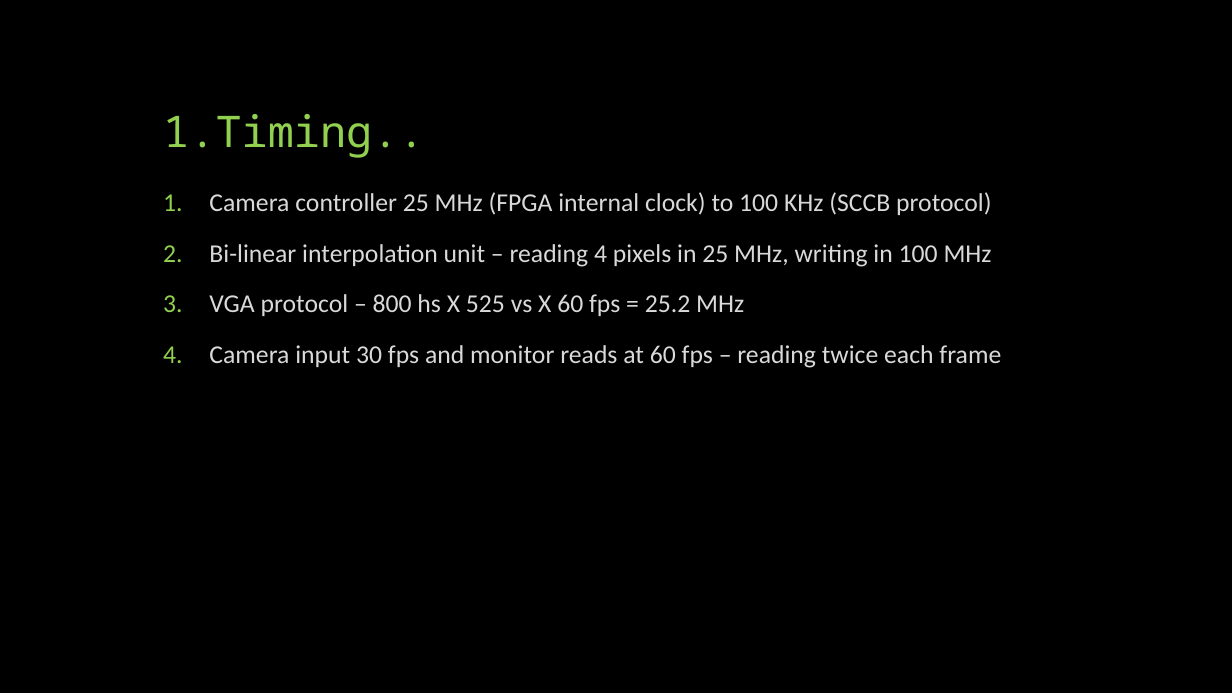
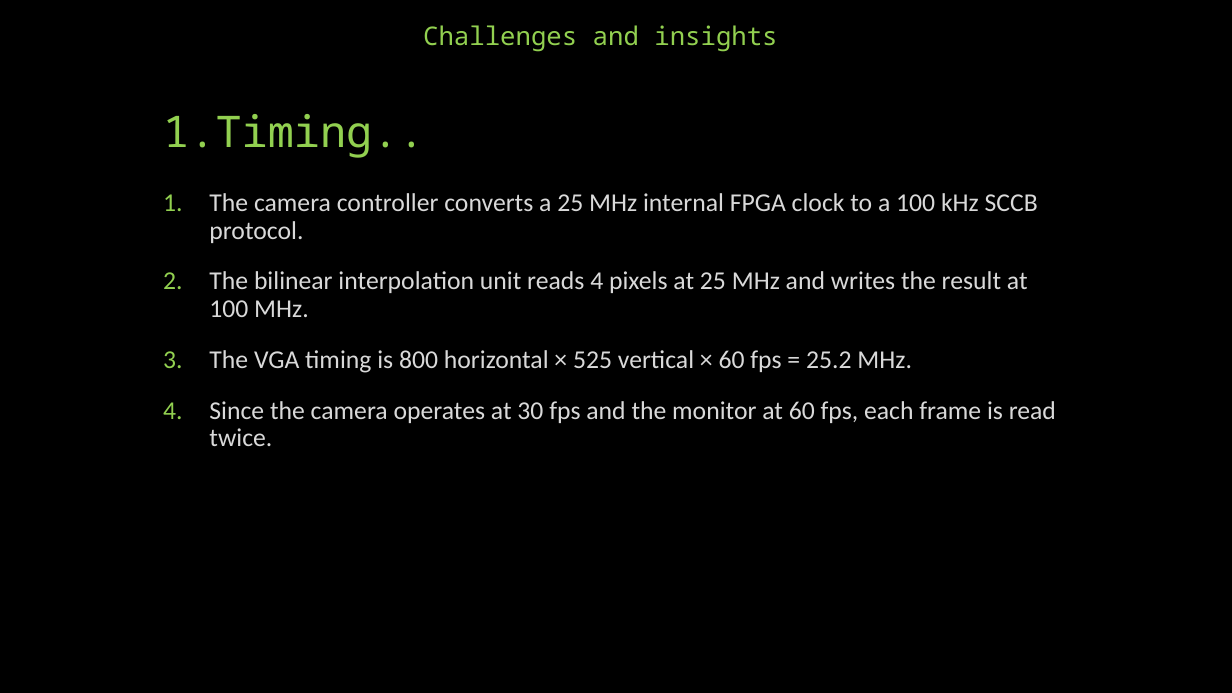
Before and after one commit to idowein/FPGA-image-interpolator, a slide deck: slide 14 of datasheets/Digital Zoom presentation.pptx (slide 15 before the commit). Drawn at 1232x693 pixels with LibreOffice and Linux fonts; fonts in the diff are those of the drawing. Boxes give left, top, right and bottom in pixels: in the first picture for what was removed or moved away, otherwise in the second. Text is boxed around its words. In the diff, an @@ line names an element or a change of style, - is before the commit and + after.

Commit message:
presentation v6.0

```diff
--- a/datasheets/Digital Zoom presentation.pptx
+++ b/datasheets/Digital Zoom presentation.pptx
@@ text added at <box>423,25,777,52</box>, 20 pt, text #92D050 @@
+Challenges and insights
@@ text at <box>209,193,1056,446</box>: text changed @@
-1. Camera controller 25 MHz (FPGA internal clock) to 100 KHz (SCCB protocol)
-2. Bi-linear interpolation unit – reading 4 pixels in 25 MHz, writing in 100 MHz
-3. VGA protocol – 800 hs X 525 vs X 60 fps = 25.2 MHz
-4. Camera input 30 fps and monitor reads at 60 fps – reading twice each frame
+1. The camera controller converts a 25 MHz internal FPGA clock to a 100 kHz SCCB protocol.
+2. The bilinear interpolation unit reads 4 pixels at 25 MHz and writes the result at 100 MHz.
+3. The VGA timing is 800 horizontal × 525 vertical × 60 fps = 25.2 MHz.
+4. Since the camera operates at 30 fps and the monitor at 60 fps, each frame is read twice.
```
Also in this commit, not shown: 17 other slides changed, 2 slides added, 6 slides removed, 2 other files.
